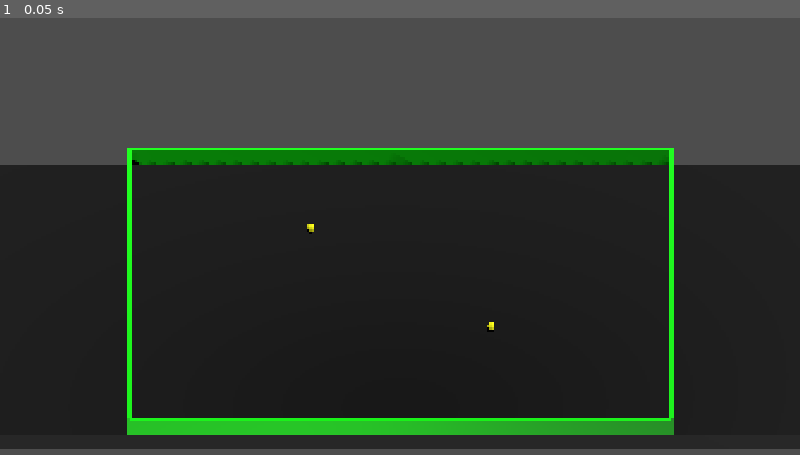
Above: before the commit, frame 1.
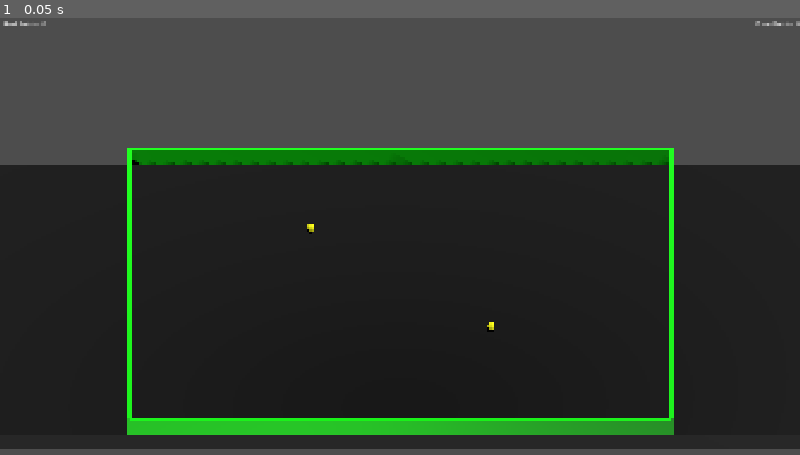
Above: after the commit, the same moment.

Repository: doubledsuarez/FoodBall
Game: Godot game, scene res://game.tscn
Same seed, same stepped clock (60 frames per second), same inputs: the game is played once before the commit and once after it.
Inputs:
- Up to frame 1 (0.05 s): no input

The runs differ from the first frame. In frame 1, less than 0.1% of the frame differs, in the area x 0-100%, y 0-2%.

Commit message:
wall collision, throwing direction based on team, points

Diff:
--- a/entities/food/food.gd
+++ b/entities/food/food.gd
@@ -3,6 +3,9 @@
 @onready var foodInstance = duplicate()
 
 @export var speed : int = 15
+
+var human
+var team : String
 
 var isEquipped : bool = false
 var inAction : bool = false
@@ -14,18 +17,35 @@
 
 # Called every frame. 'delta' is the elapsed time since the previous frame.
 func _process(delta: float) -> void:
-	if inAction:
+	if inAction and team == "red":
 		position.x += speed * delta
+	elif inAction and team == "blue":
+		position.x -= speed * delta
 
 
 func _on_body_entered(body: Node3D) -> void:
-	if body is CharacterBody3D and body.hasFood == false:
+	var coll = body
+	var opp : String
+	if coll is CharacterBody3D and inAction == true:
+		opp = PlayerManager.get_player_data(coll.player, "team")
+		if opp == "red" and team == "blue":
+			g.blue_points += 1
+		if opp == "blue" and team == "red":
+			g.red_points += 1
+		queue_free()
+	elif coll is CharacterBody3D and inAction == false and body.hasFood == false:
 		body.add_child(foodInstance)
 		body.hasFood = true
 		body.equipped = foodInstance
+		foodInstance.human = body
+		foodInstance.team = PlayerManager.get_player_data(body.player, "team")
 		foodInstance.position = Vector3(1, 0, 1)
 		foodInstance.isEquipped = true
 		queue_free()
+	elif coll is StaticBody3D and coll.name.match("Wall*") and inAction == true:
+		queue_free()
+
 
 func throw() -> void:
+	isEquipped = false
 	inAction = true
--- a/game.gd
+++ b/game.gd
@@ -11,6 +11,9 @@
 
 func _process(_delta):
 	PlayerManager.handle_join_input()
+
+	$"Red Points".text = "Red Points: %s" % (g.red_points)
+	$"Blue Points".text = "Blue Points: %s" % (g.blue_points)
 
 func spawn_player(player: int):
 	# create the player node
--- a/game.tscn
+++ b/game.tscn
@@ -60,3 +60,16 @@
 
 [node name="Wall4" parent="Walls" instance=ExtResource("5_7jktm")]
 transform = Transform3D(-4.37114e-08, 0, 1, 0, 1, 0, -1, 0, -4.37114e-08, 0, 0, 15)
+
+[node name="Red Points" type="Label" parent="."]
+offset_left = 8.0
+offset_right = 230.0
+offset_bottom = 24.0
+text = "Lorem"
+
+[node name="Blue Points" type="Label" parent="."]
+offset_left = 1696.0
+offset_right = 1918.0
+offset_bottom = 24.0
+text = "Ipsum"
+horizontal_alignment = 2
--- a/globals/globals.gd
+++ b/globals/globals.gd
@@ -1 +1,4 @@
 extends Node
+
+var red_points : int = 0
+var blue_points : int = 0
